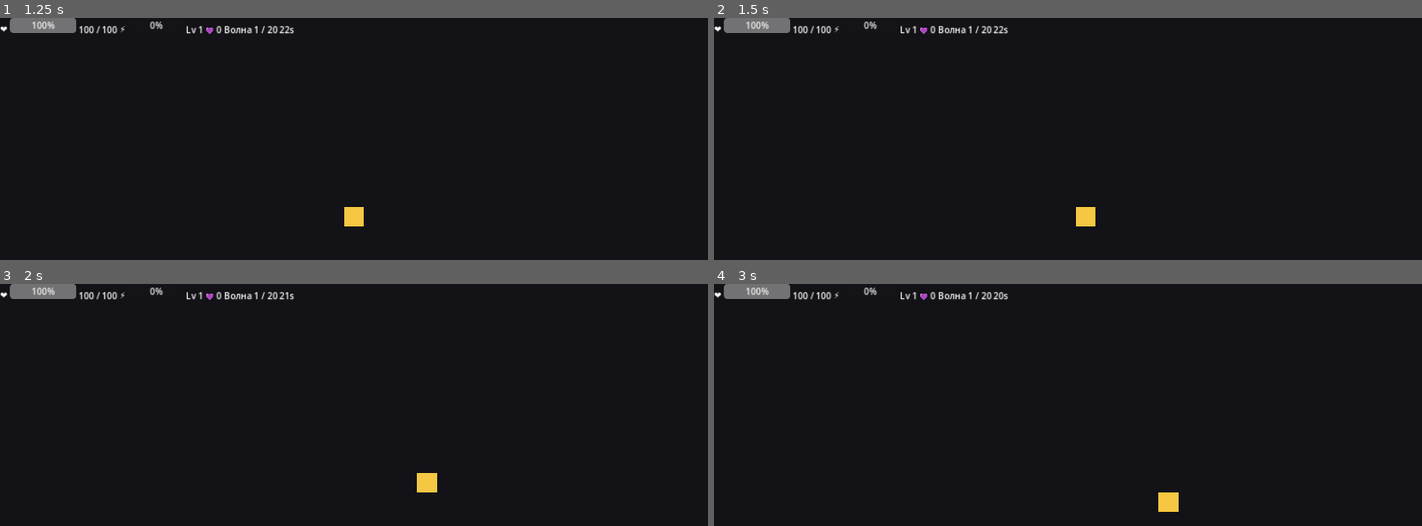
Above: before the commit, frames 1-4 (two rows, left to right).
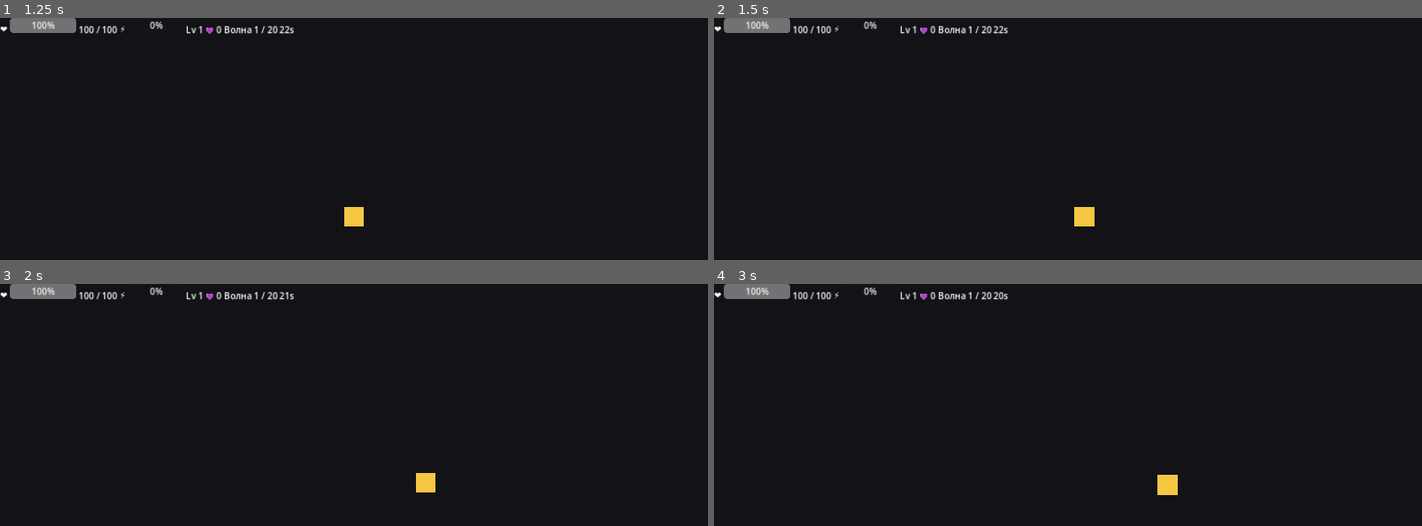
Above: after the commit, the same moments.

Repository: BLXCKBXXST/brotato-mini
Game: Godot game, scene res://scenes/Main.tscn
The game is run twice, just before and just after one commit, with the same random seed, the same clock (stepped at 60 frames per second) and the same inputs.
Inputs:
- Up to frame 1 (1.25 s): click "▶ Начать игру" at 0.5 s
- Up to frame 2 (1.5 s): tap Enter at 1.25 s; hold D (move_right) from 1.28 s (still down)
- Up to frame 3 (2 s): keep holding D (move_right)
- Up to frame 4 (3 s): release D (move_right) at 2.03 s; hold S (move_down) 2.03-2.78 s; tap Space at 2.75 s; hold D (move_right) from 2.78 s (still down)

Frame 1 is identical in both runs. In frame 2, less than 0.1% of the frame differs, in the area x 50-54%, y 78-87%; in frame 3, less than 0.1%; in frame 4, 0.4%, in the area x 62-66%, y 78-95%.

Commit message:
feat: set arena to exactly 1300x1300px

Diff:
--- a/scenes/Main.tscn
+++ b/scenes/Main.tscn
@@ -10,10 +10,10 @@
 script = ExtResource("1")
 
 [node name="Arena" type="ColorRect" parent="."]
-offset_left = -8.0
-offset_top = -85.0
-offset_right = 1288.0
-offset_bottom = 865.0
+offset_left = -10.0
+offset_top = -260.0
+offset_right = 1290.0
+offset_bottom = 1040.0
 color = Color(0.07, 0.07, 0.09, 1)
 
 [node name="GameObjects" type="Node2D" parent="."]
@@ -42,10 +42,10 @@
 position = Vector2(0, 0)
 enabled = true
 zoom = Vector2(1, 1)
-limit_left = -8
-limit_top = -85
-limit_right = 1288
-limit_bottom = 865
+limit_left = -10
+limit_top = -260
+limit_right = 1290
+limit_bottom = 1040
 position_smoothing_enabled = true
 position_smoothing_speed = 8.0
 
--- a/scripts/Main.gd
+++ b/scripts/Main.gd
@@ -9,36 +9,24 @@
 @onready var gameover_screen: CanvasLayer  = $GameOverScreen
 @onready var win_screen: CanvasLayer       = $WinScreen
 
-# Арена x1.2 ещё: было 1080x792, стало 1296x950
-# Центр (640, 390), начало (-8, -85)
-const ARENA_RECT := Rect2(Vector2(-8, -85), Vector2(1296, 950))
+# Арена 1300x1300, центр (640, 390)
+const ARENA_RECT := Rect2(Vector2(-10, -260), Vector2(1300, 1300))
 var wave_timer_ref: float = 0.0
 
 func _ready() -> void:
-	print("[Main] _ready start")
+	var start_btn   := title_screen.get_node("Panel/VBox/StartBtn") as Button
+	var restart_btn := gameover_screen.get_node("Panel/VBox/RestartBtn") as Button
+	var win_btn     := win_screen.get_node("Panel/VBox/RestartBtn") as Button
+	var cont_btn    := shop.get_node("Panel/VBox/Footer/ContinueBtn") as Button
 
-	var start_btn  := title_screen.get_node("Panel/VBox/StartBtn") as Button
-	var restart_btn := gameover_screen.get_node("Panel/VBox/RestartBtn") as Button
-	var win_btn    := win_screen.get_node("Panel/VBox/RestartBtn") as Button
-	var cont_btn   := shop.get_node("Panel/VBox/Footer/ContinueBtn") as Button
-
-	if start_btn:
-		if not start_btn.pressed.is_connected(start_game):
-			start_btn.pressed.connect(start_game)
-	if restart_btn:
-		if not restart_btn.pressed.is_connected(start_game):
-			restart_btn.pressed.connect(start_game)
-	if win_btn:
-		if not win_btn.pressed.is_connected(start_game):
-			win_btn.pressed.connect(start_game)
-	if cont_btn:
-		if not cont_btn.pressed.is_connected(_on_shop_continue):
-			cont_btn.pressed.connect(_on_shop_continue)
+	if start_btn   and not start_btn.pressed.is_connected(start_game):    start_btn.pressed.connect(start_game)
+	if restart_btn and not restart_btn.pressed.is_connected(start_game):  restart_btn.pressed.connect(start_game)
+	if win_btn     and not win_btn.pressed.is_connected(start_game):      win_btn.pressed.connect(start_game)
+	if cont_btn    and not cont_btn.pressed.is_connected(_on_shop_continue): cont_btn.pressed.connect(_on_shop_continue)
 
 	GameManager.player_died.connect(_on_player_died)
 	GameManager.game_won.connect(_show_win)
 	wave_manager.wave_ended.connect(_on_wave_ended)
-
 	_show_title()
 
 func _process(delta: float) -> void:
@@ -54,18 +42,12 @@
 func _start_wave() -> void:
 	GameManager.game_state = "fight"
 	wave_timer_ref = GameManager.get_wave_duration()
-	for node in get_tree().get_nodes_in_group("enemies"):
-		node.queue_free()
-	for node in get_tree().get_nodes_in_group("drops"):
-		node.queue_free()
+	for node in get_tree().get_nodes_in_group("enemies"): node.queue_free()
+	for node in get_tree().get_nodes_in_group("drops"):   node.queue_free()
 	player.global_position = ARENA_RECT.get_center()
 	player._sync_stats()
 	wave_manager.start_wave(ARENA_RECT)
-	title_screen.hide()
-	gameover_screen.hide()
-	win_screen.hide()
-	shop.hide()
-	hud.show()
+	title_screen.hide(); gameover_screen.hide(); win_screen.hide(); shop.hide(); hud.show()
 
 func _on_wave_ended() -> void:
 	GameManager.game_state = "shop"
@@ -74,33 +56,26 @@
 func _on_shop_continue() -> void:
 	GameManager.wave += 1
 	if GameManager.wave > GameManager.TOTAL_WAVES:
-		_show_win()
-		return
+		_show_win(); return
 	GameManager.wave_changed.emit(GameManager.wave)
 	_start_wave()
 
 func _on_player_died() -> void:
 	GameManager.game_state = "gameover"
 	wave_manager.stop_wave()
-	gameover_screen.get_node("Panel/VBox/WaveLabel").text  = "Ты дошёл до волны %d" % GameManager.wave
-	gameover_screen.get_node("Panel/VBox/Stats/KillsVal").text = str(GameManager.player_stats["total_kills"])
-	gameover_screen.get_node("Panel/VBox/Stats/DmgVal").text   = str(int(GameManager.player_stats["total_damage"]))
-	gameover_screen.get_node("Panel/VBox/Stats/MatsVal").text  = str(GameManager.player_stats["materials"])
-	gameover_screen.get_node("Panel/VBox/Stats/LvlVal").text   = str(GameManager.player_stats["level"])
-	hud.hide()
-	gameover_screen.show()
+	gameover_screen.get_node("Panel/VBox/WaveLabel").text        = "Ты дошёл до волны %d" % GameManager.wave
+	gameover_screen.get_node("Panel/VBox/Stats/KillsVal").text  = str(GameManager.player_stats["total_kills"])
+	gameover_screen.get_node("Panel/VBox/Stats/DmgVal").text    = str(int(GameManager.player_stats["total_damage"]))
+	gameover_screen.get_node("Panel/VBox/Stats/MatsVal").text   = str(GameManager.player_stats["materials"])
+	gameover_screen.get_node("Panel/VBox/Stats/LvlVal").text    = str(GameManager.player_stats["level"])
+	hud.hide(); gameover_screen.show()
 
 func _show_title() -> void:
-	hud.hide()
-	shop.hide()
-	gameover_screen.hide()
-	win_screen.hide()
-	title_screen.show()
+	hud.hide(); shop.hide(); gameover_screen.hide(); win_screen.hide(); title_screen.show()
 
 func _show_win() -> void:
 	GameManager.game_state = "win"
 	wave_manager.stop_wave()
 	win_screen.get_node("Panel/VBox/Stats/KillsVal").text = str(GameManager.player_stats["total_kills"])
 	win_screen.get_node("Panel/VBox/Stats/DmgVal").text   = str(int(GameManager.player_stats["total_damage"]))
-	hud.hide()
-	win_screen.show()
+	hud.hide(); win_screen.show()
--- a/scripts/Player.gd
+++ b/scripts/Player.gd
@@ -9,9 +9,9 @@
 
 const BULLET_SCENE := preload("res://scenes/Bullet.tscn")
 
-# Арена 1296x950: начало (-8, -85), конец (1288, 865)
-const ARENA_MIN := Vector2(-8, -85)
-const ARENA_MAX := Vector2(1288, 865)
+# Арена 1300x1300
+const ARENA_MIN := Vector2(-10, -260)
+const ARENA_MAX := Vector2(1290, 1040)
 const HALF := Vector2(18, 18)
 
 var attack_cooldown: float = 0.0
@@ -40,8 +40,7 @@
 		Input.get_axis("move_left", "move_right"),
 		Input.get_axis("move_up", "move_down")
 	)
-	if dir.length() > 0:
-		dir = dir.normalized()
+	if dir.length() > 0: dir = dir.normalized()
 	velocity = dir * float(GameManager.player_stats["speed"])
 	move_and_slide()
 
@@ -65,8 +64,7 @@
 	var best_dist: float = float(GameManager.player_stats["range"])
 	for e in enemies:
 		var node := e as Node2D
-		if node == null or not is_instance_valid(node):
-			continue
+		if node == null or not is_instance_valid(node): continue
 		var d := global_position.distance_to(node.global_position)
 		if d < best_dist:
 			best_dist = d
@@ -84,8 +82,7 @@
 	)
 
 func take_damage(amount: float) -> void:
-	if is_dead or GameManager.game_state != "fight":
-		return
+	if is_dead or GameManager.game_state != "fight": return
 	GameManager.player_stats["hp"] = float(GameManager.player_stats["hp"]) - amount
 	if float(GameManager.player_stats["hp"]) <= 0.0:
 		GameManager.player_stats["hp"] = 0
--- a/scripts/WaveManager.gd
+++ b/scripts/WaveManager.gd
@@ -9,16 +9,15 @@
 const ENEMY_SCENE := preload("res://scenes/Enemy.tscn")
 
 const ENEMY_TYPES := [
-	{"base_hp": 18,  "hp_per_wave": 5,  "speed": 65,  "damage": 8,  "xp": 3,  "mat": 2, "color": Color(0.27, 1.0, 0.53)},
-	{"base_hp": 10,  "hp_per_wave": 2,  "speed": 115, "damage": 5,  "xp": 2,  "mat": 1, "color": Color(0.67, 0.53, 1.0)},
-	{"base_hp": 45,  "hp_per_wave": 9,  "speed": 38,  "damage": 14, "xp": 5,  "mat": 4, "color": Color(0.67, 0.67, 0.67)},
+	{"base_hp": 18,  "hp_per_wave": 5,  "speed": 65,  "damage": 8,  "xp": 3,  "mat": 2,  "color": Color(0.27, 1.0, 0.53)},
+	{"base_hp": 10,  "hp_per_wave": 2,  "speed": 115, "damage": 5,  "xp": 2,  "mat": 1,  "color": Color(0.67, 0.53, 1.0)},
+	{"base_hp": 45,  "hp_per_wave": 9,  "speed": 38,  "damage": 14, "xp": 5,  "mat": 4,  "color": Color(0.67, 0.67, 0.67)},
 	{"base_hp": 110, "hp_per_wave": 22, "speed": 44,  "damage": 18, "xp": 14, "mat": 10, "color": Color(1.0, 0.27, 0.27)},
 ]
 
-# Арена 1296x950
-const ARENA_MIN := Vector2(-8, -85)
-const ARENA_MAX := Vector2(1288, 865)
-
+# Арена 1300x1300
+const ARENA_MIN    := Vector2(-10, -260)
+const ARENA_MAX    := Vector2(1290, 1040)
 const VIEW_HALF    := Vector2(640, 360)
 const SPAWN_MARGIN := 80.0
 
@@ -37,8 +36,7 @@
 
 func _on_spawn_timer_timeout() -> void:
 	var count: int = 1 + int(float(GameManager.wave) / 6.0)
-	for i in range(count):
-		_prepare_spawn()
+	for i in range(count): _prepare_spawn()
 
 func _on_wave_timer_timeout() -> void:
 	stop_wave()
@@ -51,13 +49,11 @@
 	warning.global_position = pos
 
 	var available := ENEMY_TYPES.slice(0, 3)
-	if GameManager.wave >= 5:
-		available = ENEMY_TYPES.duplicate()
+	if GameManager.wave >= 5: available = ENEMY_TYPES.duplicate()
 	var t: Dictionary = available[randi() % available.size()]
 
 	warning.finished.connect(func():
-		if GameManager.game_state != "fight":
-			return
+		if GameManager.game_state != "fight": return
 		_do_spawn(pos, t)
 	)
 
@@ -65,13 +61,7 @@
 	var enemy := ENEMY_SCENE.instantiate()
 	get_parent().get_node("GameObjects").add_child(enemy)
 	var hp: float = float(t["base_hp"]) + float(t["hp_per_wave"]) * float(GameManager.wave)
-	enemy.setup(
-		hp,
-		float(t["speed"]) + float(GameManager.wave) * 2.0,
-		float(t["damage"]),
-		int(t["xp"]),
-		int(t["mat"])
-	)
+	enemy.setup(hp, float(t["speed"]) + float(GameManager.wave) * 2.0, float(t["damage"]), int(t["xp"]), int(t["mat"]))
 	enemy.get_node("Sprite").color = t["color"]
 	enemy.global_position = pos
 
@@ -80,8 +70,7 @@
 	var players := get_tree().get_nodes_in_group("player")
 	if players.size() > 0:
 		var p := players[0] as Node2D
-		if p != null and is_instance_valid(p):
-			player_pos = p.global_position
+		if p != null and is_instance_valid(p): player_pos = p.global_position
 
 	var cam_left   := player_pos.x - VIEW_HALF.x - SPAWN_MARGIN
 	var cam_right  := player_pos.x + VIEW_HALF.x + SPAWN_MARGIN
@@ -94,14 +83,12 @@
 	var ay2 := ARENA_MAX.y - 30.0
 
 	var side := randi() % 4
-	var x: float
-	var y: float
+	var x: float; var y: float
 	match side:
-		0: x = randf_range(maxf(ax1, cam_left - SPAWN_MARGIN * 2.0), minf(ax2, cam_left));   y = randf_range(ay1, ay2)
-		1: x = randf_range(maxf(ax1, cam_right), minf(ax2, cam_right + SPAWN_MARGIN * 2.0)); y = randf_range(ay1, ay2)
+		0: x = randf_range(maxf(ax1, cam_left - SPAWN_MARGIN * 2.0), minf(ax2, cam_left));    y = randf_range(ay1, ay2)
+		1: x = randf_range(maxf(ax1, cam_right), minf(ax2, cam_right + SPAWN_MARGIN * 2.0));  y = randf_range(ay1, ay2)
 		2: x = randf_range(ax1, ax2); y = randf_range(maxf(ay1, cam_top - SPAWN_MARGIN * 2.0), minf(ay2, cam_top))
 		3: x = randf_range(ax1, ax2); y = randf_range(maxf(ay1, cam_bottom), minf(ay2, cam_bottom + SPAWN_MARGIN * 2.0))
-
 	return Vector2(clampf(x, ax1, ax2), clampf(y, ay1, ay2))
 
 
@@ -124,6 +111,4 @@
 		_alpha = abs(sin(_elapsed * BLINK_HZ * PI)) * lerpf(0.3, 0.9, _elapsed / DURATION)
 		queue_redraw()
 		if _elapsed >= DURATION:
-			_done = true
-			queue_free()
-			finished.emit()
+			_done = true; queue_free(); finished.emit()
